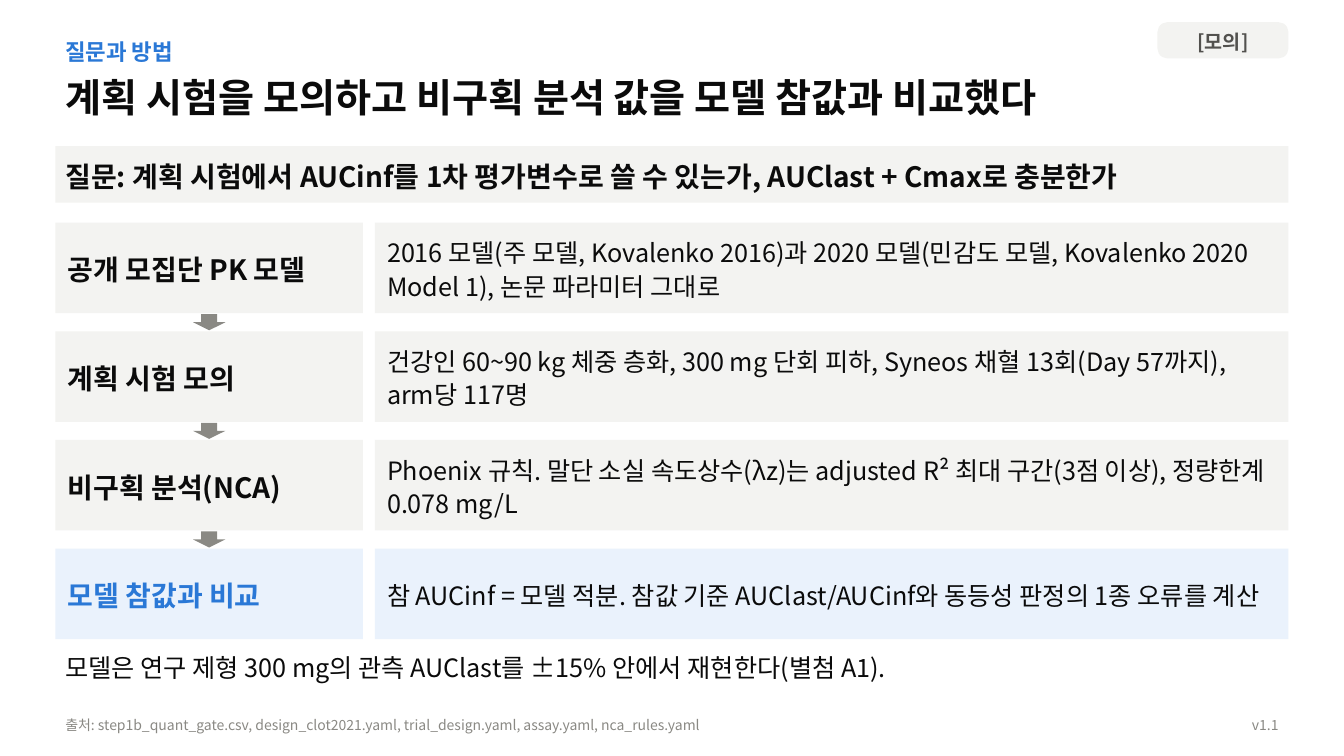
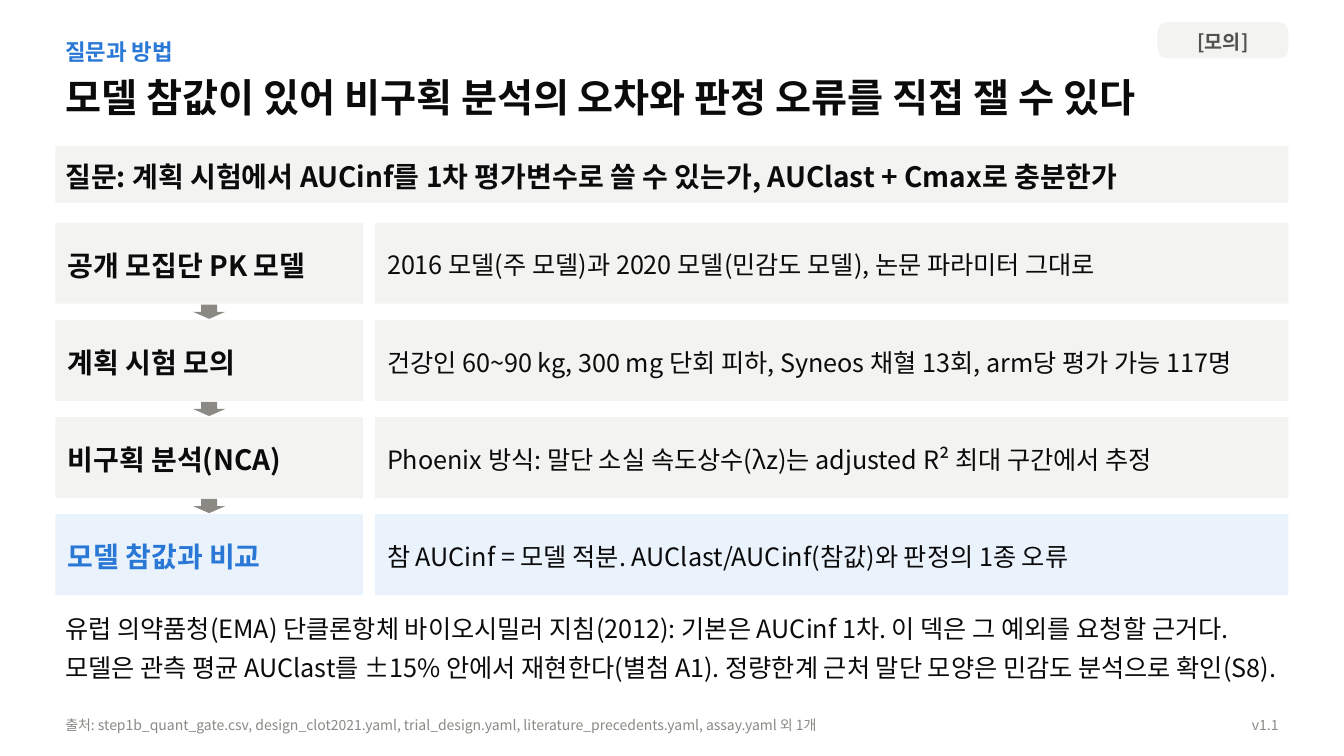
Before and after one commit to DHKQSP/dupilumab-sim, a slide deck: slide 3 of reports/deck/dupilumab_AUCinf_core_deck_v1.1.pptx. Drawn at 1344x756 pixels with LibreOffice and Linux fonts; fonts in the diff are those of the drawing. Boxes give left, top, right and bottom in pixels: in the first picture for what was removed or moved away, otherwise in the second. Text is boxed around its words. In the diff, an @@ line names an element or a change of style, - is before the commit and + after.

```diff
--- a/reports/deck/dupilumab_AUCinf_core_deck_v1.1.pptx
+++ b/reports/deck/dupilumab_AUCinf_core_deck_v1.1.pptx
@@ text at [65,79,1135,116]: text changed @@
-계획 시험을 모의하고 비구획 분석 값을 모델 참값과 비교했다
+모델 참값이 있어 비구획 분석의 오차와 판정 오류를 직접 잴 수 있다
@@ rectangle "공개 모집단 PK 모델": place and size @@
-rectangle "공개 모집단 PK 모델" at [55,223,363,314]
+rectangle "공개 모집단 PK 모델" at [55,223,363,303]
@@ rectangle "2016 모델(주 모델)과 2020 모델(민감도 ...": place and size @@
-rectangle "2016 모델(주 모델)과 2020 모델(민감도 ..." at [375,223,1289,314]
+rectangle "2016 모델(주 모델)과 2020 모델(민감도 ..." at [375,223,1289,303]
@@ text in rectangle at [387,253,1096,279]: text changed @@
-2016 모델(주 모델, Kovalenko 2016)과 2020 모델(민감도 모델, Kovalenko 2020 Model 1), 논문 파라미터 그대로
+2016 모델(주 모델)과 2020 모델(민감도 모델), 논문 파라미터 그대로
@@ rectangle "계획 시험 모의": place and size @@
-rectangle "계획 시험 모의" at [55,332,363,422]
+rectangle "계획 시험 모의" at [55,320,363,400]
@@ down arrow: place and size @@
-down arrow at [194,315,226,331]
+down arrow at [194,304,226,319]
@@ rectangle "건강인 60~90 kg, 300 mg ...": place and size @@
-rectangle "건강인 60~90 kg, 300 mg ..." at [375,332,1289,422]
+rectangle "건강인 60~90 kg, 300 mg ..." at [375,320,1289,400]
@@ text in rectangle at [387,351,1231,378]: text changed @@
-건강인 60~90 kg 체중 층화, 300 mg 단회 피하, Syneos 채혈 13회(Day 57까지), arm당 117명
+건강인 60~90 kg, 300 mg 단회 피하, Syneos 채혈 13회, arm당 평가 가능 117명
@@ rectangle "비구획 분석(NCA)": place and size @@
-rectangle "비구획 분석(NCA)" at [55,441,363,531]
+rectangle "비구획 분석(NCA)" at [55,417,363,498]
@@ down arrow: place and size @@
-down arrow at [194,423,226,440]
+down arrow at [194,402,226,416]
@@ rectangle "Phoenix 방식: 말단 소실 속도상수(λz)는 ...": place and size @@
-rectangle "Phoenix 방식: 말단 소실 속도상수(λz)는 ..." at [375,441,1289,531]
+rectangle "Phoenix 방식: 말단 소실 속도상수(λz)는 ..." at [375,417,1289,498]
@@ text in rectangle at [387,446,1151,475]: text changed @@
-Phoenix 규칙. 말단 소실 속도상수(λz)는 adjusted R² 최대 구간(3점 이상), 정량한계 0.078 mg/L
+Phoenix 방식: 말단 소실 속도상수(λz)는 adjusted R² 최대 구간에서 추정
@@ down arrow: place and size @@
-down arrow at [194,531,226,547]
+down arrow at [194,499,226,513]
@@ rectangle "모델 참값과 비교": place and size @@
-rectangle "모델 참값과 비교" at [55,548,363,639]
+rectangle "모델 참값과 비교" at [55,514,363,595]
@@ rectangle "참 AUCinf = 모델 적분. ...": place and size @@
-rectangle "참 AUCinf = 모델 적분. ..." at [375,548,1289,639]
+rectangle "참 AUCinf = 모델 적분. ..." at [375,514,1289,595]
@@ text in rectangle at [387,545,1068,571]: text changed @@
-참 AUCinf = 모델 적분. 참값 기준 AUClast/AUCinf와 동등성 판정의 1종 오류를 계산
+참 AUCinf = 모델 적분. AUClast/AUCinf(참값)와 판정의 1종 오류
@@ text at [65,617,1276,682]: text changed @@
-모델은 연구 제형 300 mg의 관측 AUClast를 ±15% 안에서 재현한다(별첨 A1).
+유럽 의약품청(EMA) 단클론항체 바이오시밀러 지침(2012): 기본은 AUCinf 1차. 이 덱은 그 예외를 요청할 근거다.
+모델은 관측 평균 AUClast를 ±15% 안에서 재현한다(별첨 A1). 정량한계 근처 말단 모양은 민감도 분석으로 확인(S8).
@@ text at [65,718,817,734]: text changed @@
-출처: step1b_quant_gate.csv, design_clot2021.yaml, trial_design.yaml, assay.yaml, nca_rules.yaml
+출처: step1b_quant_gate.csv, design_clot2021.yaml, trial_design.yaml, literature_precedents.yaml, assay.yaml 외 1개
```
Also in this commit, not shown: 25 other slides changed, 14 other files.
